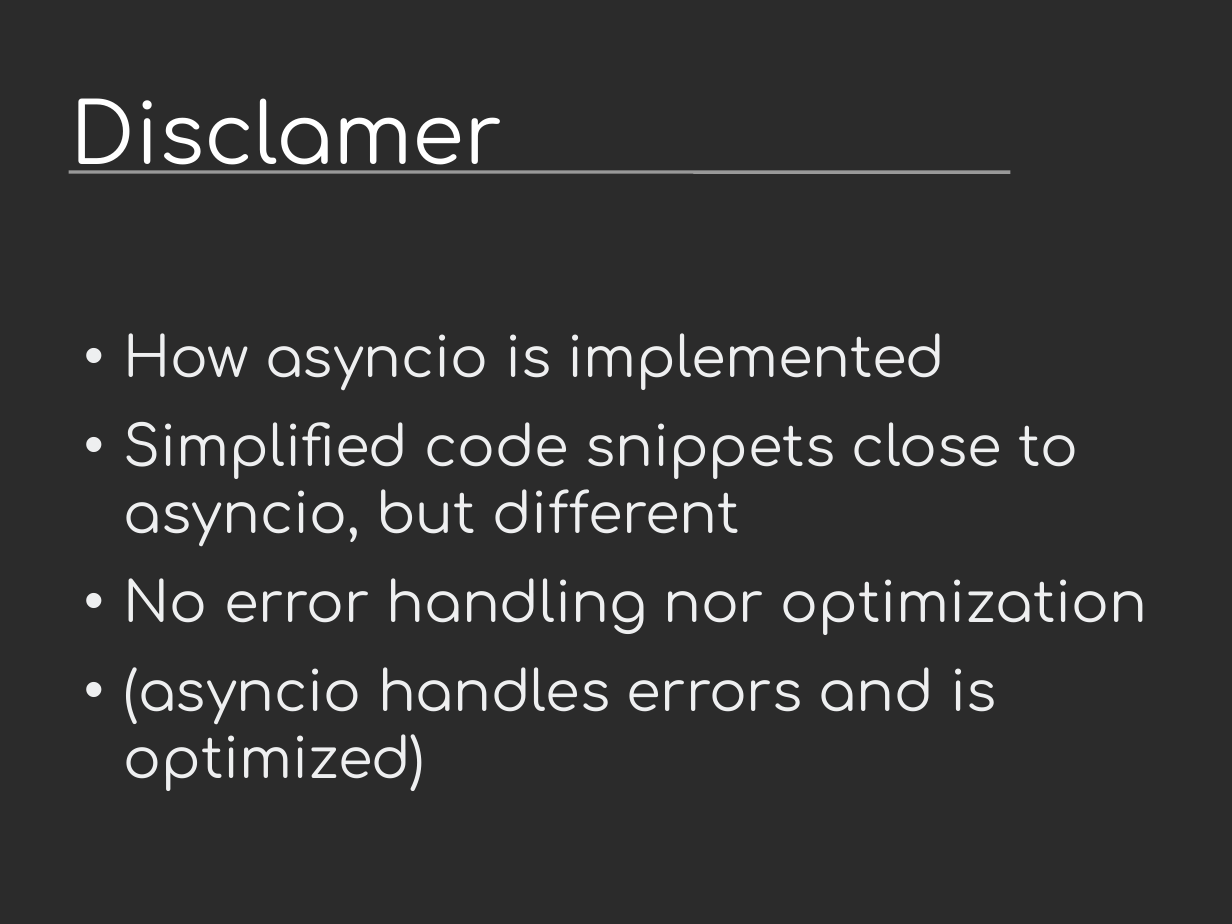
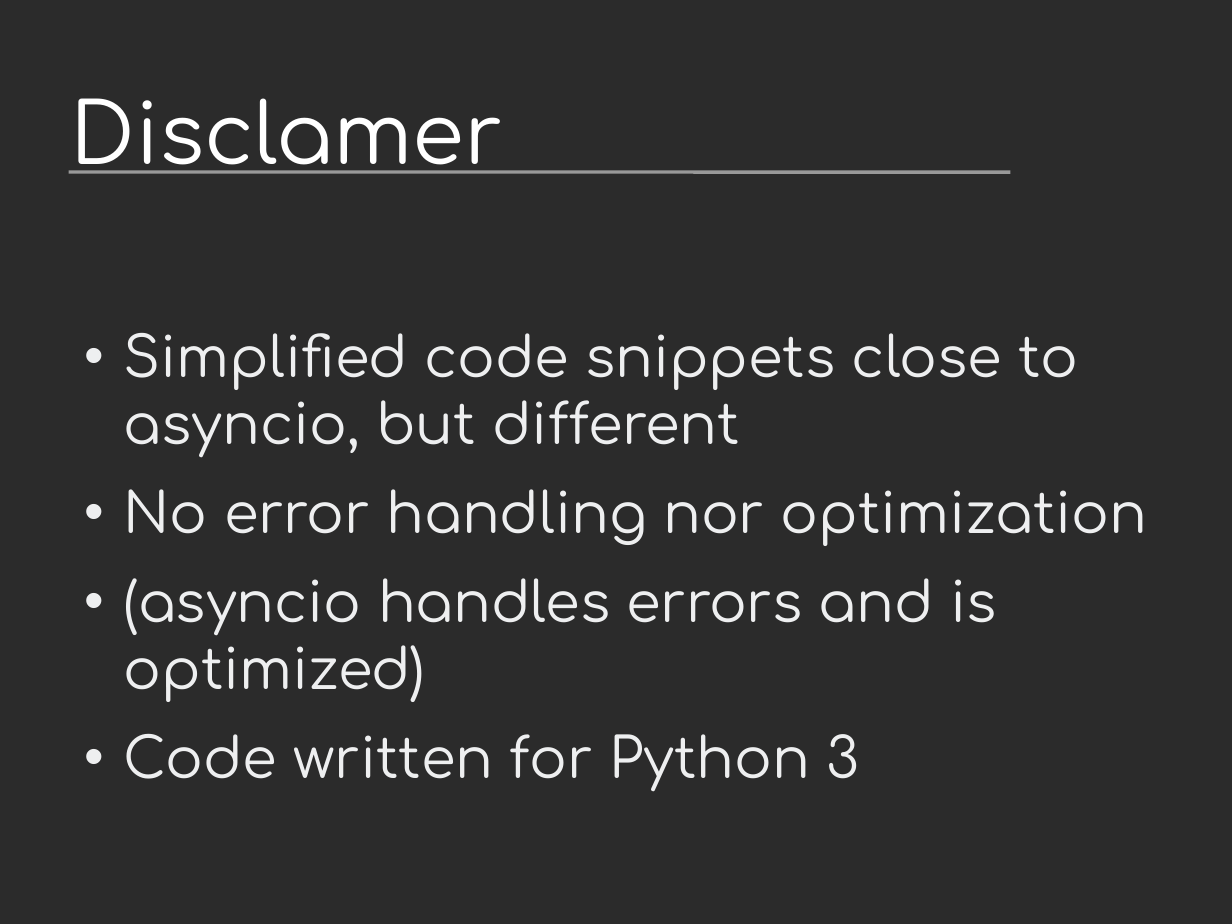
Before and after one commit to vstinner/talks, a slide deck: slide 3 of 2014-Pycon-Lyon/asyncio.odp. Drawn at 1232x924 pixels with LibreOffice and Linux fonts; fonts in the diff are those of the drawing; background and template pictures are left out; a plain dark background stands for a picture behind light text. Boxes give left, top, right and bottom in pixels: in the first picture for what was removed or moved away, otherwise in the second. Text is boxed around its words. In the diff, an @@ line names an element or a change of style, - is before the commit and + after.

```diff
--- a/2014-Pycon-Lyon/asyncio.odp
+++ b/2014-Pycon-Lyon/asyncio.odp
@@ text at (124, 333, 946, 390): paragraph removed @@
-• How asyncio is implemented
@@ text at (124, 734, 860, 792): paragraph added @@
+• Code written for Python 3
```
Also in this commit, not shown: 6 other slides changed, 17 other files.
